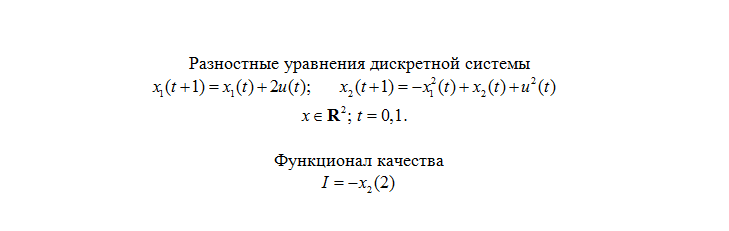
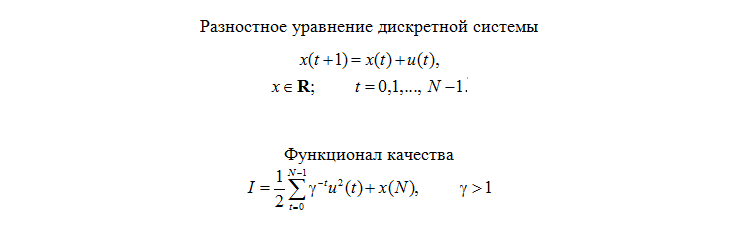
Before/after of a 729 × 231 layered artwork. What changed in the layer stack:
hid "Layer 11", moved it into group "Group 1" over <box>152,54,556,196</box>
hid "Layer 0", moved it into group "Group 1" over <box>152,20,556,210</box>
hid "Layer 10", moved it into group "Group 1" over <box>152,20,556,210</box>
hid "Layer 9", moved it into group "Group 1" over <box>152,23,556,210</box>
hid "Layer 8", moved it into group "Group 1" over <box>152,28,556,210</box>
hid "Layer 7", moved it into group "Group 1" over <box>152,20,556,210</box>
hid "Layer 6", moved it into group "Group 1" over <box>170,30,556,210</box>
hid "Layer 5", moved it into group "Group 1" over <box>175,30,556,198</box>
hid "Layer 1", moved it into group "Group 1" over <box>184,52,551,198</box>
added layer "9" above "8" over <box>191,20,547,210</box>
added layer "Layer 13" over <box>152,20,556,210</box>
